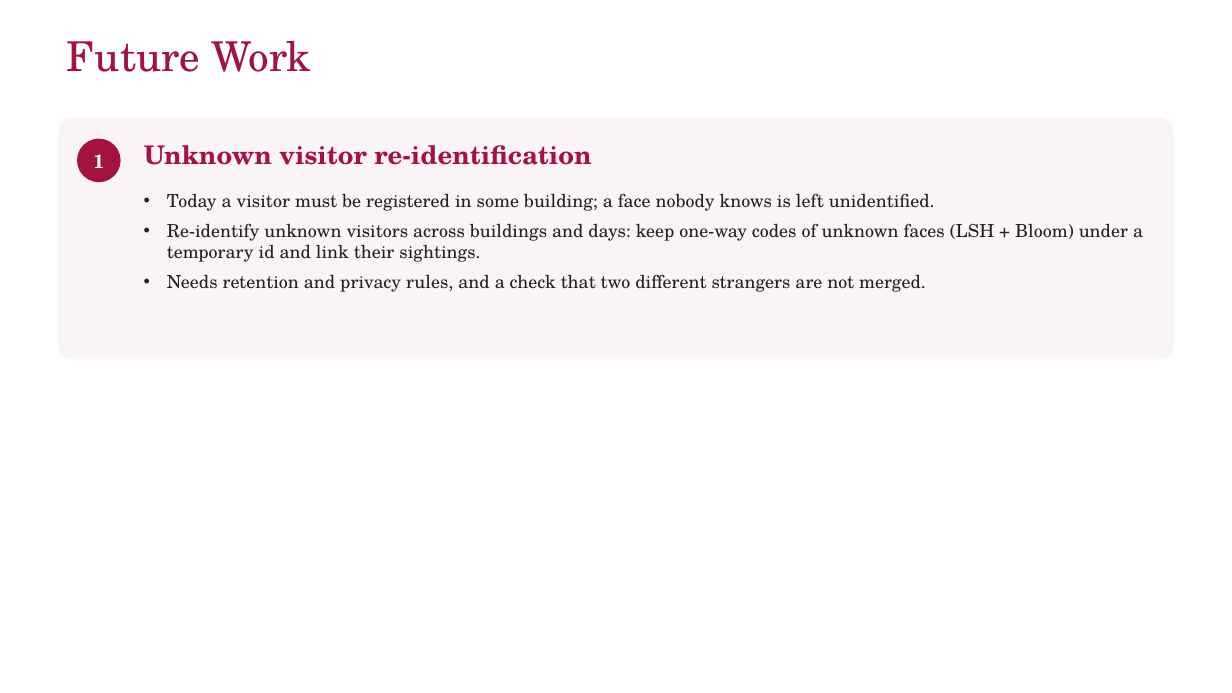
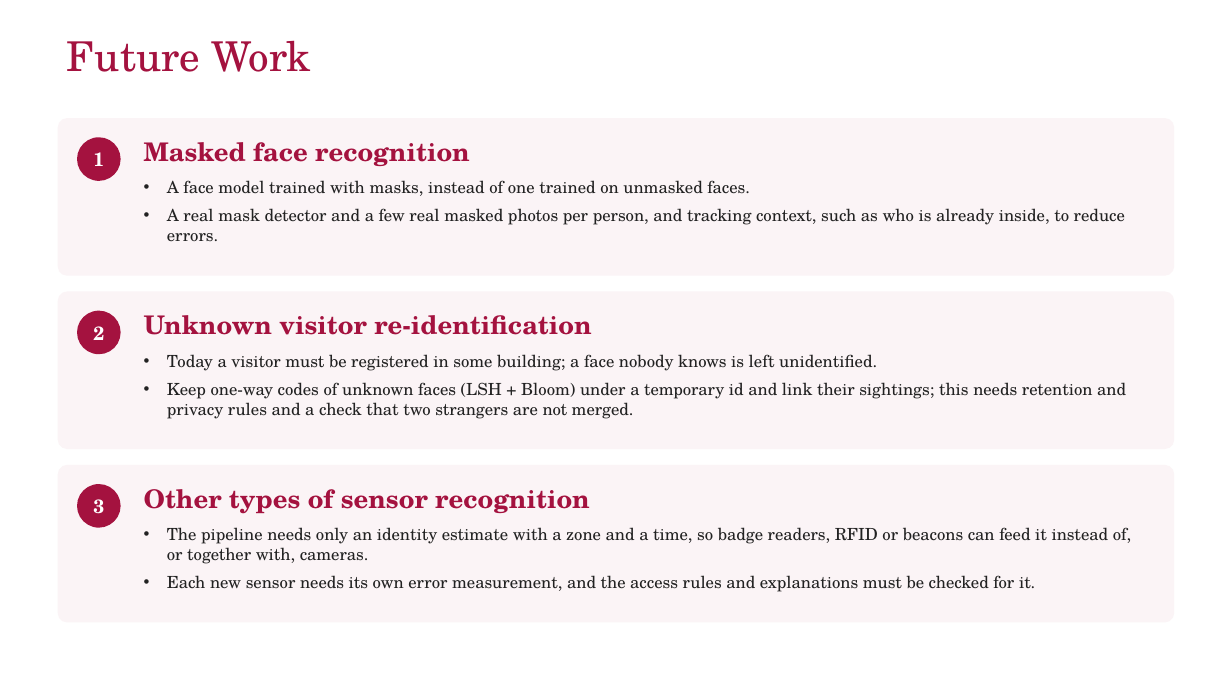
Before and after one commit to yadhu-vipin/Occupant_Tracking_v2, a slide deck: slide 21 of final_review/S7_Final_Review_Group_C3_updated.pptx. Drawn at 1232x693 pixels with LibreOffice and Linux fonts; fonts in the diff are those of the drawing; background and template pictures are left out. Boxes give left, top, right and bottom in pixels: in the first picture for what was removed or moved away, otherwise in the second. Text is boxed around its words. In the diff, an @@ line names an element or a change of style, - is before the commit and + after.

```diff
--- a/final_review/S7_Final_Review_Group_C3_updated.pptx
+++ b/final_review/S7_Final_Review_Group_C3_updated.pptx
@@ rounded rectangle: place and size @@
-rounded rectangle at <box>57,118,1174,360</box>
+rounded rectangle at <box>57,118,1174,276</box>
@@ text added at <box>144,142,470,166</box>, 20 pt, text #A4123F, bold @@
+Masked face recognition
@@ text added at <box>167,180,1125,242</box>, 13 pt, text #222222 @@
+• A face model trained with masks, instead of one trained on unmasked faces.
+• A real mask detector and a few real masked photos per person, and tracking context, such as who is already inside, to reduce errors.
@@ rounded rectangle added at <box>57,291,1174,449</box>, fill #FBF4F6 @@
@@ ellipse added at <box>77,311,120,354</box>, fill #A4123F, 15 pt, text #FFFFFF, bold @@
+2
@@ text "Unknown visitor re-identification": place and size @@
-text "Unknown visitor re-identification" at <box>144,145,591,165</box>
+text "Unknown visitor re-identification" at <box>144,315,591,335</box>
@@ text "Today a visitor must be ...": place and size @@
-text "Today a visitor must be ..." at <box>167,193,1143,292</box>
+text "Today a visitor must be ..." at <box>167,354,1126,419</box>
@@ text at <box>167,354,877,371</box>: size 14 to 13 pt in "Today a visitor must be registered in ..." @@
@@ text at <box>167,382,1126,419</box>: text changed; size 14 to 13 pt @@
-• Re-identify unknown visitors across buildings and days: keep one-way codes of unknown faces (LSH + Bloom) under a temporary id and link their sightings.
-• Needs retention and privacy rules, and a check that two different strangers are not merged.
+• Keep one-way codes of unknown faces (LSH + Bloom) under a temporary id and link their sightings; this needs retention and privacy rules and a check that two strangers are not merged.
@@ rounded rectangle added at <box>57,465,1174,623</box>, fill #FBF4F6 @@
@@ ellipse added at <box>77,484,120,528</box>, fill #A4123F, 15 pt, text #FFFFFF, bold @@
+3
@@ text added at <box>144,489,590,514</box>, 20 pt, text #A4123F, bold @@
+Other types of sensor recognition
@@ text added at <box>167,527,1132,592</box>, 13 pt, text #222222 @@
+• The pipeline needs only an identity estimate with a zone and a time, so badge readers, RFID or beacons can feed it instead of, or together with, cameras.
+• Each new sensor needs its own error measurement, and the access rules and explanations must be checked for it.
```
Also in this commit, not shown: 3 other slides changed, 7 other files.
